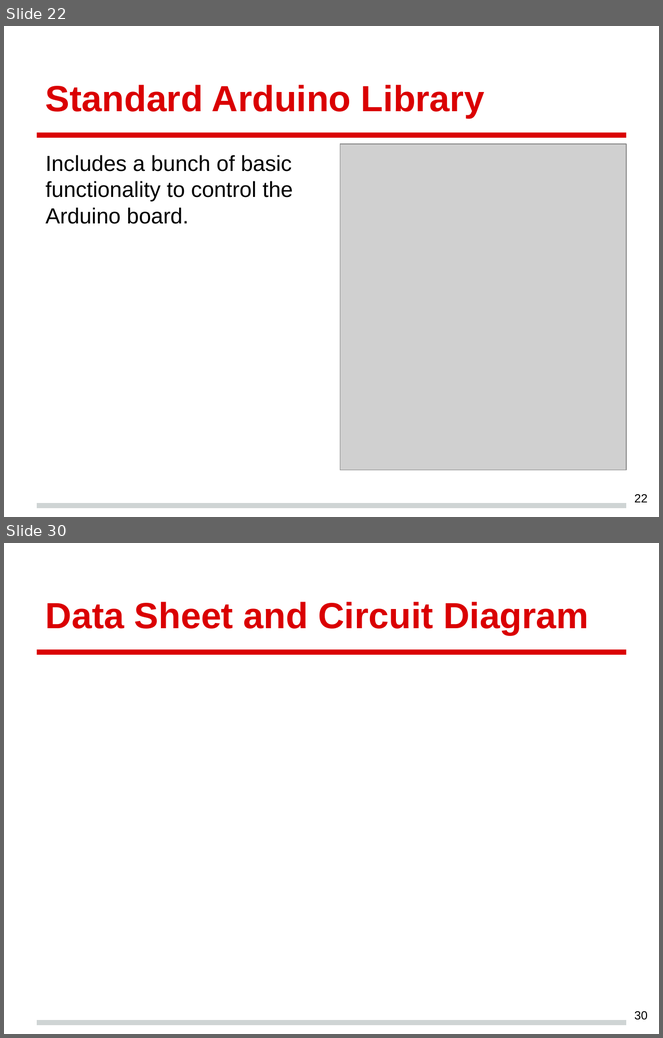
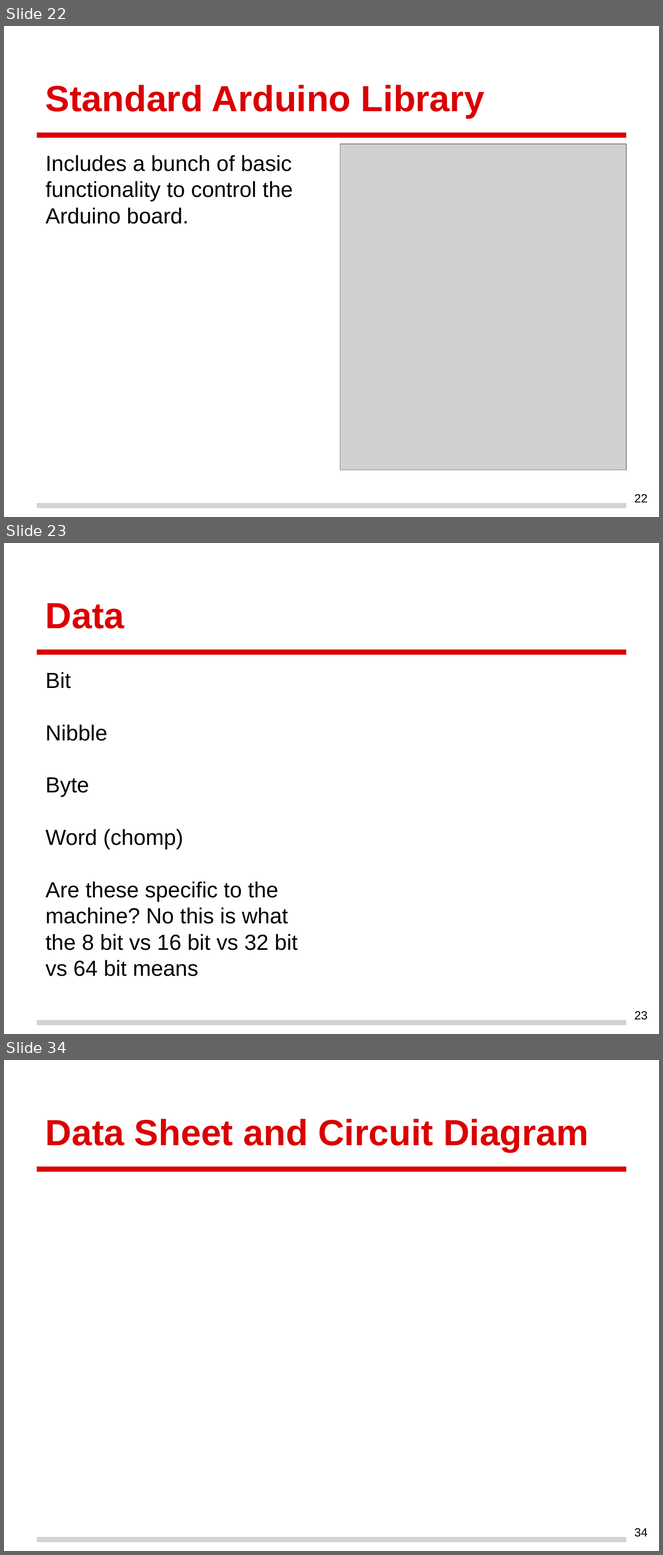
Before and after one commit to crgallac/Course, a slide deck: CourseHaplet.pptx. Shown one above the other, each under a label of ours: slides 22 and 30 before the commit, slides 22, 23 and 34 after it; the slides between them are not shown. The pictures are 663x1038 and 663x1555 pixels, drawn with LibreOffice and Linux fonts; fonts in the diff are those of the drawing; grey boxes stand for pictures. Boxes give left, top, right and bottom in pixels: in the first picture for what was removed or moved away, otherwise in the second. Text is boxed around its words. In the diff, an @@ line names an element or a change of style, - is before the commit and + after.

```diff
--- a/CourseHaplet.pptx
+++ b/CourseHaplet.pptx
@@ slide 23 added at <box>4,543,659,1034</box>, background #FFFFFF; not listed: 2 template elements that a slide beside it also shows @@
@@ title added at <box>46,603,125,629</box>, 30 pt, text #DA0002, bold @@
+Data
@@ text added at <box>46,672,298,977</box>, 18 pt, text #000000 @@
+Bit
+Nibble
+Byte
+Word (chomp)
+Are these specific to the machine? No this is what the 8 bit vs 16 bit vs 32 bit vs 64 bit means
@@ page number added at <box>635,1012,648,1020</box>, 9.8 pt, text #000000 @@
+23
@@ what was slide 30 is now slide 34 @@
@@ page number at <box>635,1529,648,1537</box>: text changed @@
-30
+34
```
Also in this commit, not shown: 10 slides changed, 11 other slides added, 2 slides removed, 6 other files.
